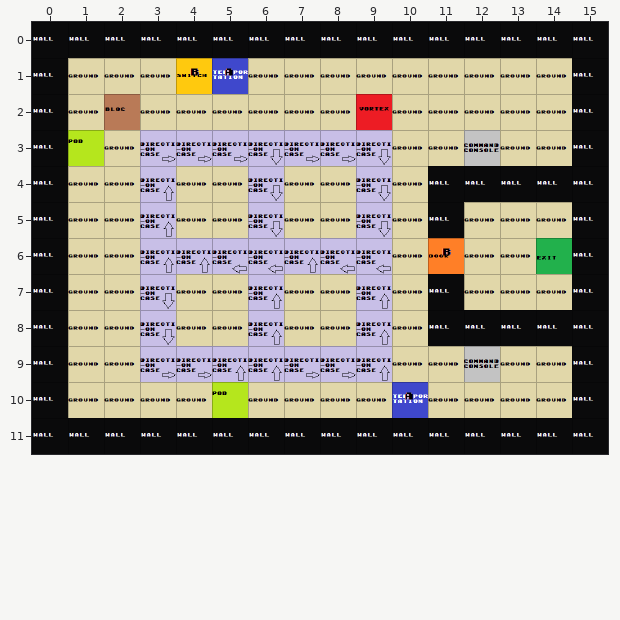
Level history. Tiled map (JSON): Assets/Levels/level5.json. The picture above is the old version.
Cells are 64x64 px. Shown: x 0..15, y 0..11.
And afterwards:
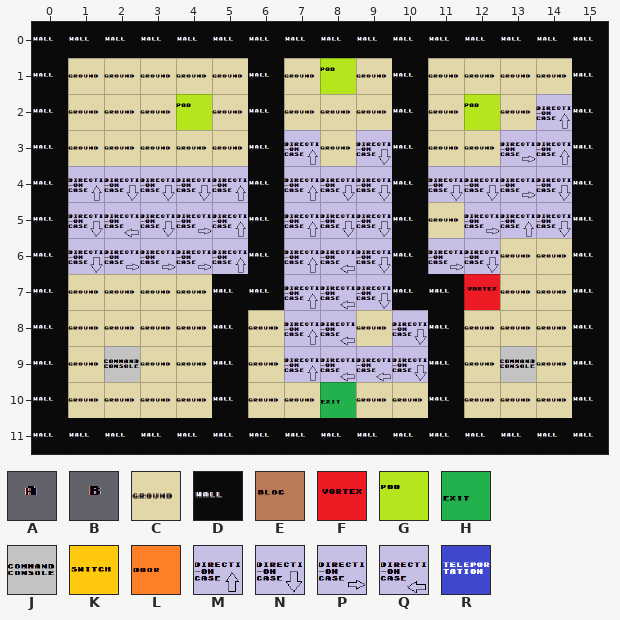
Key: from "links": A 0, B 1; from "typeOfCase": C 0, D 1, E 2, F 3, G 4, H 6, J 7, K 8, L 9, M 10, N 11, P 12, Q 13, R 16.
_ is an empty cell, # one hidden under a higher layer.
Tiles replaced or removed in this view: A, B, C, D, E, F, G, H, J, K, L, M, N, P, Q, R.
See-through tiles are keyed as they look on the map.
Diff:
Changed rows in their new state; . is an unchanged cell.
Layer "Tiles":
first column x 5:
 1 .D...D....
 2 .D...D....
 3 .D...D....
 4 .D...D####
 5 .D...DC...
 6 .D...D....
 7 DD...D....
 8 D......CCC
 9 D.....D...
10 D.....D...
Layer "Objects":
first column x 1:
 1 ...__..G......
 2 ...G...._..G.M
 3 _.____M_..._PM
 4 MNNNM_MN..NNPN
 5 NQNPM_MN...PMN
 6 NPPPM_..N.PN._
 7 .._.._MQN..F..
 8 .._.._MQ_N....
 9 .J____MQQN._J.
10 ...._..H._....
Layer "Links":
first column x 4:
 1 __
first column x 11:
 6 _
first column x 10:
10 _
Layer "blocs":
first column x 2:
 2 _
Boxes around the changes in both pictures, in picture pixels (x1, y1, x2, y2):
changed: (68, 58, 572, 418)
